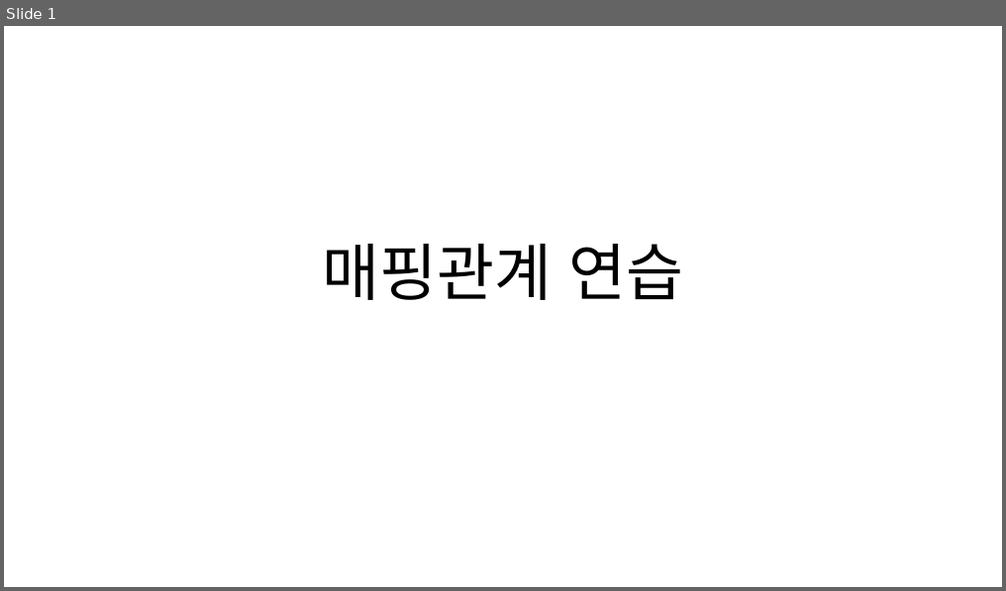
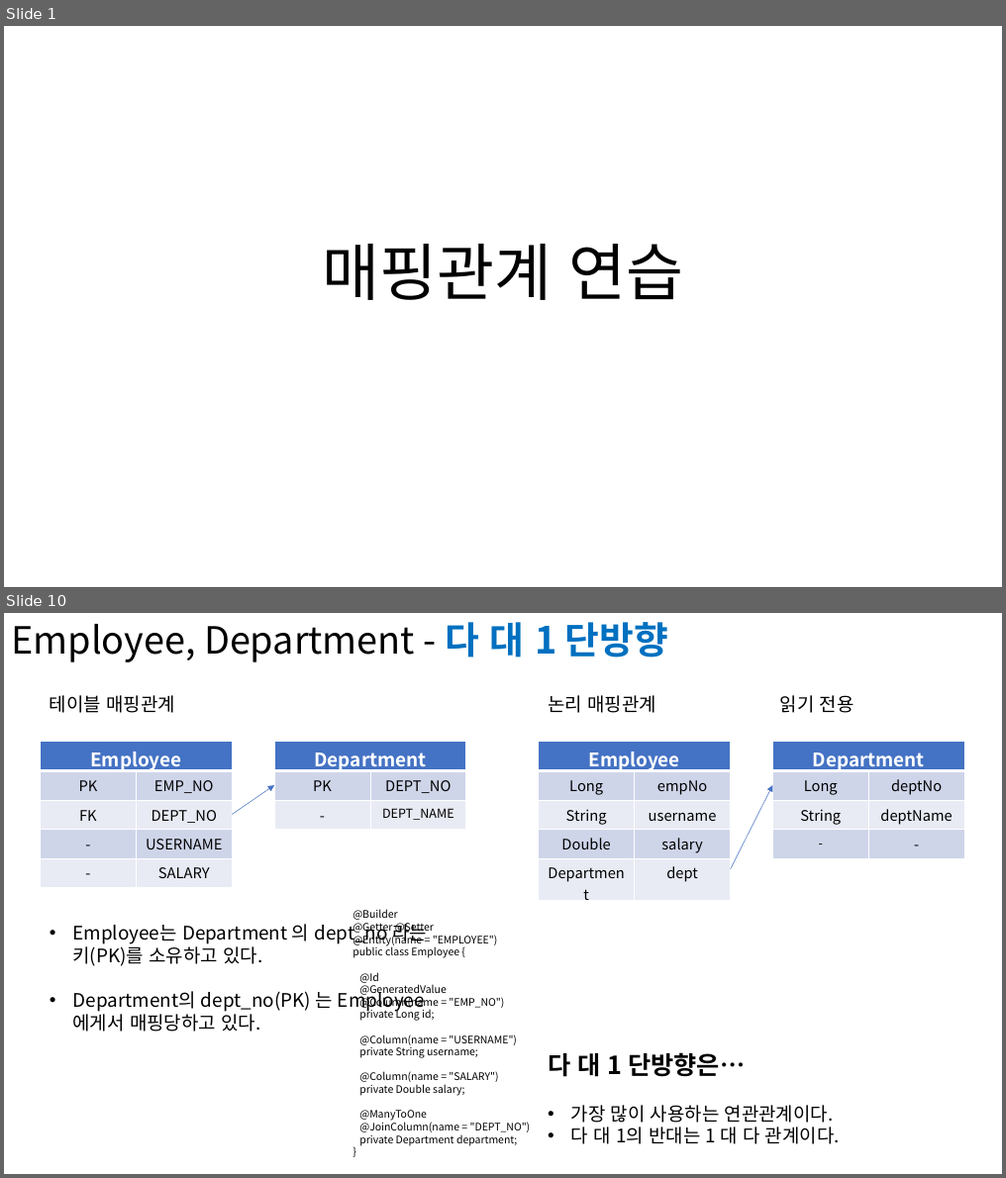
Before and after one commit to soon-good/study_archives, a slide deck: java/JPA/매핑관계_연습.pptx. Shown one above the other, each under a label of ours: slide 1 before the commit, slides 1 and 10 after it; the slides between them are not shown. The pictures are 1006x591 and 1006x1178 pixels, drawn with LibreOffice and Linux fonts; fonts in the diff are those of the drawing. Boxes give left, top, right and bottom in pixels: in the first picture for what was removed or moved away, otherwise in the second. Text is boxed around its words. In the diff, an @@ line names an element or a change of style, - is before the commit and + after.

Commit message:
JPA BASIC : 엔티티 매핑 4종류 요약본 : N:1 매핑 (Many To One) 단방향 예제 추가 : 스프링 Data JPA 확장기능 : 쿼리메소드 기능 : 엔티티 매핑 테스트 정리문서

```diff
--- a/java/JPA/매핑관계_연습.pptx
+++ b/java/JPA/매핑관계_연습.pptx
@@ slide 10 added at box(4, 613, 1002, 1174), background #FFFFFF @@
@@ text added at box(11, 622, 668, 663), 36 pt, text #000000 @@
+Employee, Department - 다 대 1 단방향
@@ text added at box(50, 695, 175, 713), 18 pt, text #000000 @@
+테이블 매핑관계
@@ text added at box(548, 695, 656, 713), 18 pt, text #000000 @@
+논리 매핑관계
@@ text added at box(780, 695, 854, 713), 18 pt, text #000000 @@
+읽기 전용
@@ table added at box(40, 741, 232, 887), 5 rows, 2 columns @@
+Employee | 
+PK | EMP_NO
+FK | DEPT_NO
+- | USERNAME
+- | SALARY
@@ table added at box(274, 741, 466, 830), 3 rows, 2 columns @@
+Department | 
+PK | DEPT_NO
+- | DEPT_NAME
@@ table added at box(539, 741, 731, 887), 5 rows, 2 columns @@
+Employee | 
+Long | empNo
+String | username
+Double | salary
+Department | dept
@@ table added at box(773, 741, 964, 859), 4 rows, 2 columns @@
+Department | 
+Long | deptNo
+String | deptName
+- | -
@@ arrow added from (233, 814) to (274, 785), #4472C4 0.5 pt @@
@@ arrow added from (731, 869) to (773, 785), #4472C4 0.5 pt @@
@@ text added at box(352, 909, 531, 1147), 10 pt, text #000000 @@
+@Builder
+@Getter @Setter
+@Entity(name = "EMPLOYEE")
+public class Employee {
+@Id
+@GeneratedValue
+@Column(name = "EMP_NO")
+private Long id;
+@Column(name = "USERNAME")
+private String username;
+@Column(name = "SALARY")
+private Double salary;
+@ManyToOne
+@JoinColumn(name = "DEPT_NO")
+private Department department;
+}
@@ text added at box(73, 923, 427, 1032), 18 pt, text #000000 @@
+• Employee는 Department 의 dept_no 라는
+  키(PK)를 소유하고 있다.
+• Department의 dept_no(PK) 는 Employee 에게서 매핑당하고 있다.
@@ text added at box(548, 1053, 840, 1145), 18 pt, text #000000 @@
+다 대 1 단방향은…
+• 가장 많이 사용하는 연관관계이다.
+• 다 대 1의 반대는 1 대 다 관계이다.
```
Also in this commit, not shown: 2 slides changed, 36 other slides added, 38 other files.
